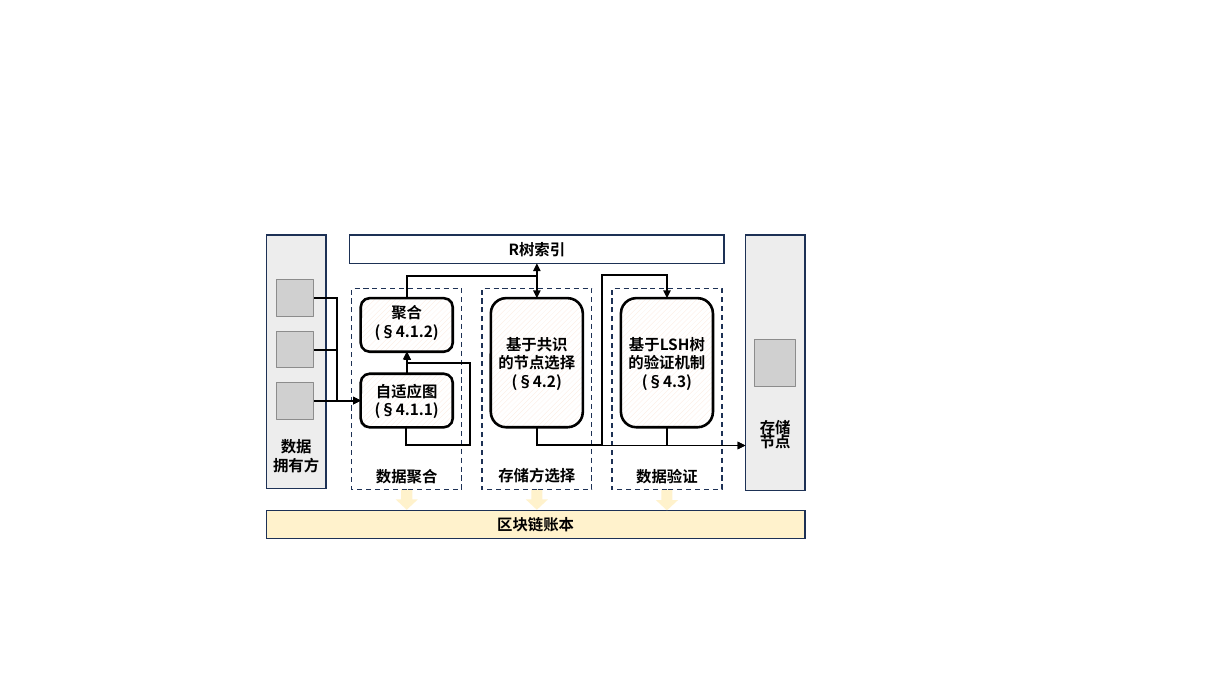
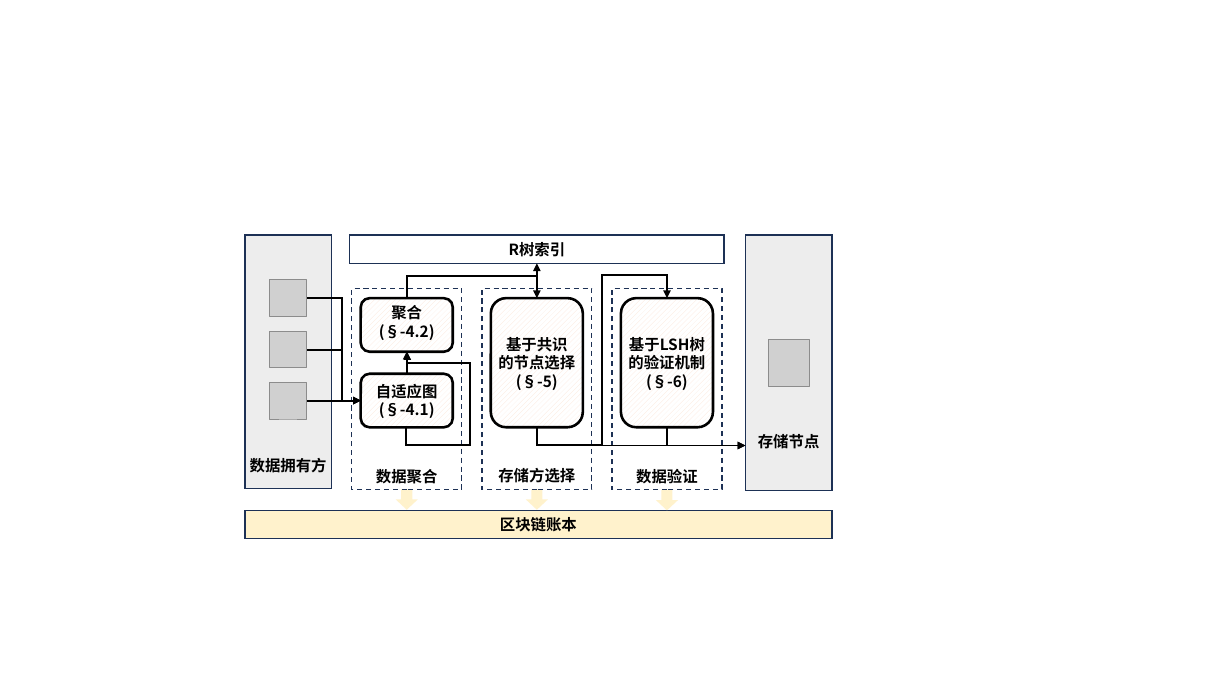
Before and after one commit to Studio-tyx/tyx_thesis_template, a slide deck: slide 20 of figure/timechain/fig.pptx. Drawn at 1232x693 pixels with LibreOffice and Linux fonts; fonts in the diff are those of the drawing; grey boxes stand for pictures; background and template pictures are left out. Boxes give left, top, right and bottom in pixels: in the first picture for what was removed or moved away, otherwise in the second. Text is boxed around its words. In the diff, an @@ line names an element or a change of style, - is before the commit and + after.

```diff
--- a/figure/timechain/fig.pptx
+++ b/figure/timechain/fig.pptx
@@ rectangle "数据拥有方": place and size @@
-rectangle "数据拥有方" at (266,235,326,489)
+rectangle "数据拥有方" at (245,235,332,489)
@@ rectangle "存储节点": place and size @@
-rectangle "存储节点" at (746,235,806,491)
+rectangle "存储节点" at (746,235,833,491)
@@ elbow arrow moved from (360, 400) - (313, 299) to (360, 400) - (307, 299) @@
@@ text in rounded rectangle at (379,305,435,340): text changed @@
-聚合 (§4.1.2)
+聚合
+(§-4.2)
@@ 3 pictures: place and size @@
-3 pictures at (277,280,314,420)
+3 pictures at (270,280,307,420)
@@ elbow arrow moved from (360, 400) - (313, 349) to (360, 400) - (307, 349) @@
@@ picture: place and size @@
-picture at (755,339,796,387)
+picture at (768,339,809,387)
@@ text in rounded rectangle at (376,384,438,418): text changed @@
-自适应图(§4.1.1)
+自适应图(§-4.1)
@@ text in rounded rectangle at (516,374,558,390): text changed @@
-(§4.2)
+(§-5)
@@ text in rounded rectangle at (646,374,688,390): text changed @@
-(§4.3)
+(§-6)
@@ elbow arrow moved from (360, 400) - (313, 401) to (360, 400) - (307, 401) @@
@@ text in rectangle at (758,434,820,449): text changed @@
-存储
-节点
+存储节点
@@ text in rectangle at (250,458,327,473): text changed @@
-数据
-拥有方
+数据拥有方
@@ rectangle "区块链账本": place and size @@
-rectangle "区块链账本" at (266,510,805,539)
+rectangle "区块链账本" at (245,510,832,539)
```
Also in this commit, not shown: 2 other slides changed, 1 slide added, 1 slide removed, 15 other files.
